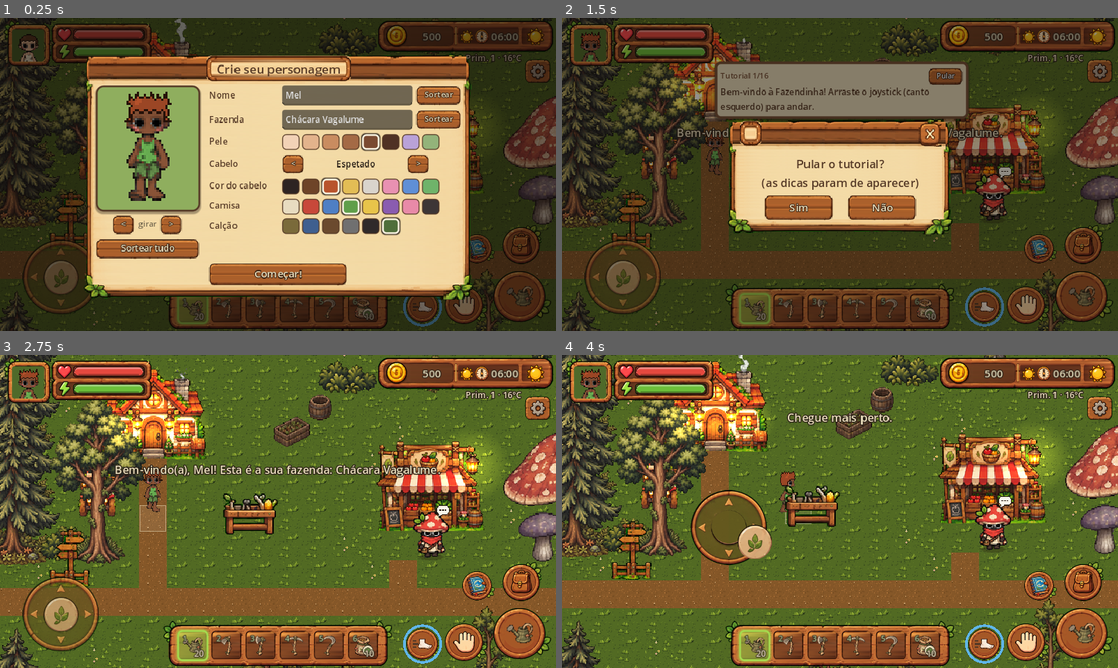
Above: before the commit, frames 1-4 (two rows, left to right).
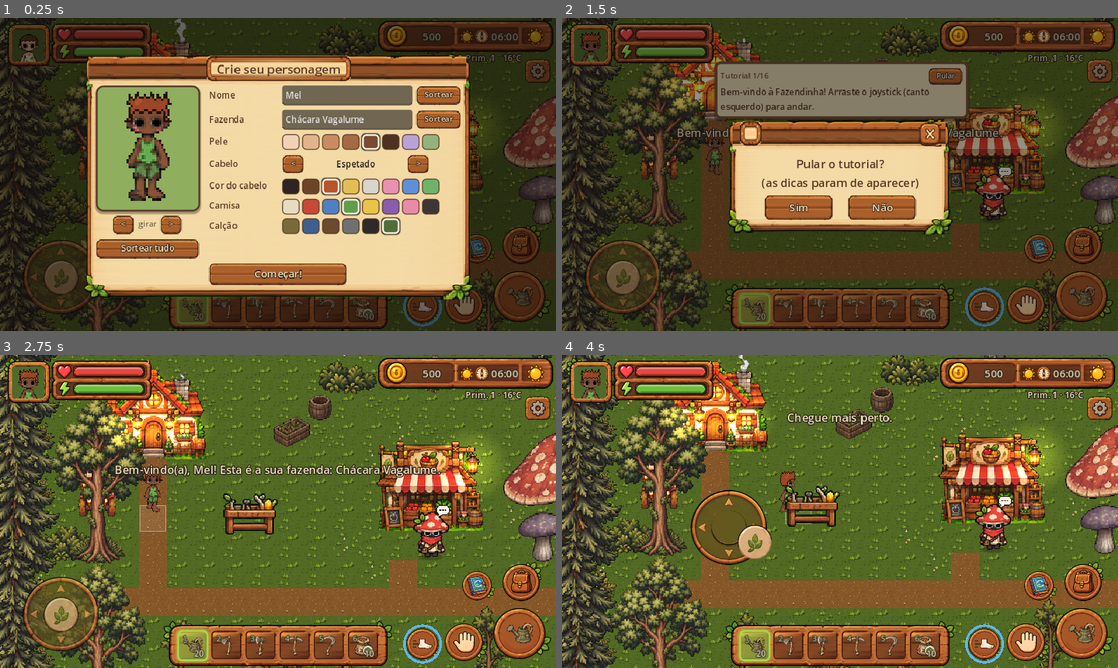
Above: after the commit, the same moments.

Repository: kyoubuerickfreitas-ux/fazendinha-fantastica
Game: Godot game, scene res://scenes/main.tscn
Same seed, same stepped clock (60 frames per second), same inputs: the game is played once before the commit and once after it.
Inputs (mouse positions are in pixels of both pictures, inside the frame that each line leads up to):
- Up to frame 1 (0.25 s): no input
- Up to frame 2 (1.5 s): click "Começar!" at 0.5 s; click "Pular" at 1.25 s
- Up to frame 3 (2.75 s): click "Sim" at 2 s
- Up to frame 4 (4 s): move the mouse to (962, 495) at 2.77 s; hold D (move_right) 2.78-3.5 s; hold E (interact) 2.78-3.5 s; click (962, 495) at 2.92 s; drag from (728, 527) to (812, 574) at 3.52 s

The runs differ from the first frame. In frame 1, 2.2% of the frame differs, in the area x 0-34%, y 33-100%; in frame 2, 4.2%; in frame 3, 6.1%; in frame 4, 8.1%, in the area x 0-36%, y 31-100%.

Commit message:
Cidade pelo lado leste (ponte sobre o rio) e de trator
- A estrada da fazenda vai até a borda leste e cruza o rio por uma ponte de madeira;
  a placa da cidade fica depois da ponte (chega-se na cidade pelo oeste dela)
- Dirigindo, o trator e a caçamba vão junto para a cidade e voltam
- A cidade fica guardada: o trator estacionado lá continua lá (também no save)
- Nas lojas, casa e mina você desce e o trator fica estacionado na porta
- A carga da caçamba pode ser vendida na Feira da cidade (+20%)

Co-Authored-By: Claude Opus 5.5 <noreply@anthropic.com>
Claude-Session: https://claude.ai/code/session_01K8smMkd41S9KsmfWVPtWCG

Diff:
--- a/scripts/main.gd
+++ b/scripts/main.gd
@@ -10,7 +10,8 @@
 ## andar da mina em que o jogador está (null = na fazenda)
 var mine: MineWorld = null
 var house: HouseWorld = null
-var city: CityWorld = null
+var city: CityWorld = null       # criada na 1ª visita e guardada (o trator pode ficar estacionado lá)
+var in_city := false
 var shop: ShopWorld = null      # dentro de uma loja da cidade
 var _traveling := false
 var camera: Camera2D
@@ -458,18 +459,22 @@
 			exit_city()
 
 
-## Vai para a cidade pela estrada oeste (o trator fica estacionado na saída da fazenda).
+## Vai para a cidade pela estrada leste. Dirigindo, o trator (e a caçamba engatada) vão junto.
 func enter_city() -> void:
-	if city or mine or house:
+	if in_city or mine or house:
 		return
 	_traveling = true
-	player.dismount()
 	hud.fade_through(func():
-		city = CityWorld.new()
-		city.name = "City"
-		add_child(city)
-		city.generate({})
-		city.building_used.connect(_on_city_building)
+		if city == null:
+			city = CityWorld.new()
+			city.name = "City"
+			add_child(city)
+			city.generate({})
+			city.building_used.connect(_on_city_building)
+			city.trailer_open_requested.connect(func(): hud.open_cargo())
+		city.visible = true
+		city.process_mode = Node.PROCESS_MODE_INHERIT
+		in_city = true
 		_move_player(city, city.spawn_pos)
 		world.visible = false
 		world.process_mode = Node.PROCESS_MODE_DISABLED
@@ -480,20 +485,23 @@
 		func(): _traveling = false)
 
 
-## Volta para a fazenda, no começo da estrada.
+## Volta para a fazenda, no fim da estrada (a cidade fica guardada, com o trator se ele ficou lá).
 func exit_city(silent := false) -> void:
-	if city == null:
+	if not in_city:
 		return
 	_traveling = true
 	var back := func():
 		world.visible = true
 		world.process_mode = Node.PROCESS_MODE_INHERIT
 		tutorial.visible = true
+		in_city = false
 		_move_player(world, FarmWorld.CITY_RETURN)
-		city.queue_free()
-		city = null
+		city.visible = false
+		city.process_mode = Node.PROCESS_MODE_DISABLED
 		_update_weather()
 	if silent:
+		if player.riding:
+			player.dismount()
 		back.call()
 		_traveling = false
 		return
@@ -559,12 +567,13 @@
 
 ## Entra numa loja da cidade (o morador atende das 6h às 20h).
 func enter_shop(kind: String) -> void:
-	if shop or city == null:
+	if shop or not in_city:
 		return
 	if Game.minutes < NPC.DAY_START or Game.minutes >= NPC.DAY_END:
 		var who := Villagers.get_npc(ShopWorld.KEEPERS[kind]).name
 		Game.toast.emit("Fechado. %s atende das 6h às 20h." % who)
 		return
+	player.dismount()            # o trator fica estacionado na frente da loja
 	Sound.play("door")
 	_traveling = true
 	hud.fade_through(func():
@@ -604,11 +613,21 @@
 
 func _move_player(to: FarmWorld, pos: Vector2) -> void:
 	player.fishing.cancel()
+	var from := player.world
 	player.get_parent().remove_child(player)
 	to.entities.add_child(player)
 	player.world = to
 	player.position = pos
 	to.player = player
+	# dirigindo: a caçamba engatada vai junto para o outro mapa
+	if player.riding and player.tractor.trailer and from != to:
+		var tr: Trailer = player.tractor.trailer
+		tr.get_parent().remove_child(tr)
+		to.entities.add_child(tr)
+		to.trailer = tr
+		if from:
+			from.trailer = null
+		tr.follow(player.global_position, player.tractor.dir, 1.0)
 	var f := player.fishing
 	f.get_parent().remove_child(f)
 	to.add_child(f)
@@ -630,15 +649,17 @@
 		return     # não salvar o jogo antigo por cima enquanto recomeça
 	var data := world.serialize()
 	var pos := world.mine_entrance_pos if mine else player.position   # salvo na mina: volta pela entrada
-	if city:
+	if in_city:
 		pos = FarmWorld.CITY_RETURN                                    # salvo na cidade: volta pela estrada
 	if house:
 		Game.house["placeables"] = house.serialize_house()
 		pos = world.house_door.position + Vector2(0, 18)           # salvo em casa: volta na porta
 	data["player"] = [pos.x, pos.y]
-	if player.riding:            # dirigindo: o trator fica onde você está
-		Game.tractor["x"] = player.position.x
-		Game.tractor["y"] = player.position.y
+	if player.riding:            # dirigindo: o trator fica onde você está (na cidade: no fim da estrada da fazenda)
+		var tp := player.position if not in_city else FarmWorld.CITY_RETURN + Vector2(-40, 0)
+		Game.tractor["x"] = tp.x
+		Game.tractor["y"] = tp.y
+		Game.tractor["where"] = "farm"
 	Game.save_game(data)
 
 
--- a/scripts/player/player.gd
+++ b/scripts/player/player.gd
@@ -211,7 +211,10 @@
 	t.set_mounted(false)
 	Game.tractor["x"] = t.position.x
 	Game.tractor["y"] = t.position.y
+	Game.tractor["where"] = "city" if world.region_id() == "city" else "farm"
 	world.tractor = t
+	if t.trailer:
+		world.trailer = t.trailer
 	_sprite.visible = true
 	_restore_sheet()
 	position += Vector2(30, 6) if _dir in [Dir.DOWN, Dir.UP] else Vector2(0, 22)
--- a/scripts/ui/hud.gd
+++ b/scripts/ui/hud.gd
@@ -531,20 +531,34 @@
 	_refresh_cargo()
 
 
-## A carga só pode ser vendida com a caçamba perto da caixa de vendas (a cidade vem depois).
+## A carga é vendida com a caçamba perto da caixa de vendas da fazenda ou da Feira da cidade
+## (que paga SHOP_BONUS a mais).
 func _cargo_value() -> Array:
 	var total := 0
 	var count := 0
+	var mult := SHOP_BONUS if _cargo_spot() == "market" else 1.0
 	for s in Trailer.items():
 		if s != null and ItemDB.get_item(s["id"]).get("type", "") in ["crop", "product", "fish"]:
-			total += ItemDB.sell_price(s["id"], int(s.get("q", 0))) * int(s["qty"])
+			total += int(round(ItemDB.sell_price(s["id"], int(s.get("q", 0))) * mult)) * int(s["qty"])
 			count += int(s["qty"])
 	return [total, count]
 
 
+## Onde a caçamba está para vender: "bin" (caixa da fazenda), "market" (Feira da cidade) ou "".
+func _cargo_spot() -> String:
+	var w: FarmWorld = player.world if player and player.world else world
+	if w == null or w.trailer == null:
+		return ""
+	var at := w.trailer.global_position
+	if w.sell_bin != null and at.distance_to(w.sell_bin.global_position) < 140.0:
+		return "bin"
+	if w is CityWorld and (w as CityWorld).doors.has("market") and at.distance_to((w as CityWorld).doors["market"]) < 170.0:
+		return "market"
+	return ""
+
+
 func _cargo_near_bin() -> bool:
-	return world != null and world.trailer != null and world.sell_bin != null \
-		and world.trailer.global_position.distance_to(world.sell_bin.global_position) < 140.0
+	return _cargo_spot() != ""
 
 
 func sell_cargo() -> void:
@@ -570,7 +584,8 @@
 	var near := _cargo_near_bin()
 	_cargo_sell.disabled = not near or v[1] == 0
 	_cargo_info.text = "%d/%d espaços · vale %d moedas%s" % [used, Trailer.CARGO_SIZE, v[0],
-		"" if near else " (leve até a caixa de vendas para vender)"]
+		(" (na Feira: +20%)" if _cargo_spot() == "market" else "") if near
+		else " (leve até a caixa de vendas ou à Feira da cidade)"]
 	if Trailer.store == "chest":
 		_cargo_info.text = "%d/%d espaços" % [used, Trailer.CARGO_SIZE]
 
--- a/scripts/world/city_world.gd
+++ b/scripts/world/city_world.gd
@@ -98,6 +98,8 @@
 	for d in DECOR:
 		_add_decor(d[0], d[1], d[2])
 	_add_trees(rng)
+	if Game.tractor.get("owned", false) and Game.tractor.get("where", "farm") == "city":
+		spawn_tractor(Vector2(float(Game.tractor["x"]), float(Game.tractor["y"])))     # ficou estacionado aqui
 	_ground_layer.texture_repeat = CanvasItem.TEXTURE_REPEAT_ENABLED
 	_ground_layer.modulate = CropDB.season(Game.season_id()).tint
 	_ground_layer.queue_redraw()
--- a/scripts/world/farm_world.gd
+++ b/scripts/world/farm_world.gd
@@ -131,7 +131,12 @@
 				ground[y * W + x] = Ground.WATER
 	# caminhos
 	_path_rect(5, 7, 5, 12)
-	_path_rect(0, 12, 44, 12)          # vai até a borda oeste: estrada para a cidade
+	# estrada principal: vai até a borda leste (cidade), cruzando o rio por uma ponte
+	bridge_cells.clear()
+	for x in range(3, W):
+		if ground[12 * W + x] == Ground.WATER:
+			bridge_cells.append(Vector2i(x, 12))
+	_path_rect(3, 12, W - 1, 12)
 	_path_rect(30, 12, 30, 18)
 	_path_rect(14, 11, 14, 12)
 
@@ -193,9 +198,11 @@
 	_soil_layer.queue_redraw()
 
 
-## Estrada para a cidade: na borda oeste, na altura do caminho principal (linha 12).
-const CITY_GATE := Rect2(0, 11 * 32, 2 * 32, 3 * 32)
-const CITY_RETURN := Vector2(3 * 32 + 16, 12 * 32 + 20)    # onde você chega de volta da cidade
+## Estrada para a cidade: na borda leste, na altura do caminho principal (linha 12), depois da ponte.
+const CITY_GATE := Rect2(W * 32 - 70, 11 * 32, 70, 3 * 32)
+const CITY_RETURN := Vector2(W * 32 - 88, 12 * 32 + 20)    # onde você chega de volta da cidade
+const BRIDGE_TEX := preload("res://assets/sprites/bridge.png")   # tools/generate_bridge.py
+var bridge_cells: Array[Vector2i] = []
 
 
 ## Saída do mapa no ponto `pos` ("city" na estrada oeste da fazenda; "" em nenhuma).
@@ -203,13 +210,13 @@
 	return "city" if region_id() == "farm" and CITY_GATE.has_point(pos) else ""
 
 
-## Tira o que estiver em cima do trecho novo da estrada (saves antigos) e as árvores grandes que
-## cobririam quem chega da cidade.
+## Tira o que estiver em cima do trecho novo da estrada (saves antigos) e as árvores grandes logo
+## abaixo dela, cuja copa cobriria o caminho para a cidade.
 func _clear_city_road() -> void:
-	for y in range(11, 18):         # árvores logo abaixo da estrada têm a copa sobre ela
-		for x in range(0, 7):
+	for y in range(11, 18):
+		for x in range(40, W):
 			var c := Vector2i(x, y)
-			if props.has(c) and (y >= 11 and x < 3 or (props[c].kind in TALL and props[c].kind != "pine")):
+			if props.has(c) and (y <= 12 or (props[c].kind in TALL and (props[c].kind != "pine" or x >= W - 3))):
 				props[c].queue_free()
 				props.erase(c)
 
@@ -318,27 +325,27 @@
 	entities.add_child(npc)
 	blocked[npc_cell] = true
 
-	# placa no fim da estrada oeste: o caminho para a cidade (arte da cidade: tools/import_city.py)
+	# placa no fim da estrada leste: o caminho para a cidade (arte da cidade: tools/import_city.py)
 	var sign_body := StaticBody2D.new()
-	sign_body.position = Vector2(2.5 * TILE, 12 * TILE - 2)
+	sign_body.position = Vector2((W - 2.4) * TILE, 12 * TILE - 2)
 	var sgs := Sprite2D.new()
 	sgs.texture = load("res://assets/sprites/city/signpost.png")
 	sgs.position = Vector2(0, -sgs.texture.get_height() / 2.0)
 	sign_body.add_child(sgs)
 	_add_rect_collision(sign_body, Vector2(40, 10), Vector2(0, -5))
 	entities.add_child(sign_body)
-	for x in range(1, 4):
+	for x in range(W - 4, W):
 		blocked[Vector2i(x, 11)] = true
 	var sign_it := Interactable.new()
 	sign_it.label = "Placa"
 	sign_it.reach = 30.0
 	sign_it.position = sign_body.position + Vector2(0, 6)
-	sign_it.interacted.connect(func(_w): Game.toast.emit("← Cidade\nSiga a estrada até o fim."))
+	sign_it.interacted.connect(func(_w): Game.toast.emit("Cidade →\nAtravesse a ponte e siga a estrada até o fim."))
 	entities.add_child(sign_it)
 
 	player_start = Vector2(5 * TILE + TILE / 2, 9 * TILE + 8)
 	# os moradores agora trabalham nas lojas da cidade (ShopWorld)
-	if Game.tractor.get("owned", false):
+	if Game.tractor.get("owned", false) and Game.tractor.get("where", "farm") == "farm":
 		var p := Vector2(float(Game.tractor["x"]), float(Game.tractor["y"]))
 		spawn_tractor(p if p != Vector2.ZERO else TRACTOR_PARK)
 
@@ -356,6 +363,7 @@
 	tractor = t
 	Game.tractor["x"] = pos.x
 	Game.tractor["y"] = pos.y
+	Game.tractor["where"] = "city" if region_id() == "city" else "farm"
 	if Game.trailer.get("owned", false):
 		spawn_trailer(t)
 	return t
@@ -1653,8 +1661,12 @@
 					t = T_WATER_BANK if y > 0 and ground[i - W] != Ground.WATER else T_WATER
 				_:
 					t = T_GRASS[variant[i]]
+			if bridge_cells.has(Vector2i(x, y)):
+				t = T_WATER
 			_ground_layer.draw_texture_rect_region(TILES_TEX,
 				Rect2(x * TILE, y * TILE, TILE, TILE), _tile_rect(t))
+	for b in bridge_cells:
+		_ground_layer.draw_texture(BRIDGE_TEX, Vector2(b.x * TILE, b.y * TILE - 6))
 
 
 func _setup_caustic() -> void:
--- a/tests/smoke_test.gd
+++ b/tests/smoke_test.gd
@@ -1447,12 +1447,21 @@
 	assert(w.ground_at(w.cell_of(p.position)) != FarmWorld.Ground.WATER or p.position.y < wcell.y * 32 + 10,
 		"não dá para entrar na água")
 
-	# ---- cidade: a estrada oeste leva até lá; lojas por ramo; poço; volta pela estrada
+	# ---- cidade: a estrada leste (pela ponte) leva até lá; lojas por ramo; poço; volta pela estrada
 	main.hud.close_panel()
 	p.dismount()
-	p.position = Vector2(40, 12 * 32 + 16)
+	assert(not w.bridge_cells.is_empty(), "a estrada cruza o rio por uma ponte")
+	var bc: Vector2i = w.bridge_cells[0]
+	assert(w.ground_at(bc) != FarmWorld.Ground.WATER, "dá para andar na ponte")
+	p.position = w.cell_center(bc) + Vector2(-40, 0)
+	main.camera.reset_smoothing()
+	main.hud.visible = false
+	await _wait(0.3)
+	await _shot("58_ponte")
+	main.hud.visible = true
+	p.position = Vector2(w.W * 32 - 40, 12 * 32 + 16)
 	await _wait(2.2)
-	assert(main.city != null and p.world == main.city, "a estrada oeste leva à cidade")
+	assert(main.in_city and p.world == main.city, "a estrada leste leva à cidade")
 	assert(not w.visible, "a fazenda some enquanto você está na cidade")
 	var cw: CityWorld = main.city
 	assert(not cw.would_act("hoe", Vector2i(10, 25)) and not cw.would_act("axe", Vector2i(3, 3)), "na cidade não se ara nem se corta árvore")
@@ -1508,7 +1517,45 @@
 	main.hud.visible = true
 	p.position = Vector2(40, 17 * 32)
 	await _wait(2.2)
-	assert(main.city == null and p.world == w and w.visible, "a estrada leva de volta à fazenda")
+	assert(not main.in_city and p.world == w and w.visible, "a estrada leva de volta à fazenda")
+	assert(p.position.x > w.W * 32 - 200, "volta no lado leste da fazenda")
+	main.hud.close_panel()
+	# de trator (com a caçamba): vai até a cidade dirigindo, estaciona lá e ele continua lá
+	if w.tractor == null:
+		w.spawn_tractor(p.position + Vector2(-60, 0))
+	var trac: Tractor = w.tractor
+	p.mount(trac)
+	assert(p.riding)
+	p.position = Vector2(w.W * 32 - 40, 12 * 32 + 16)
+	await _wait(2.2)
+	assert(main.in_city and p.riding and p.world == main.city, "dá para ir à cidade de trator")
+	if trac.trailer:
+		assert(main.city.entities.is_ancestor_of(trac.trailer), "a caçamba vai junto")
+	main.hud.visible = false
+	await _shot("59_trator_na_cidade")
+	main.hud.visible = true
+	p.position = main.city.cell_center(Vector2i(30, 18))
+	await _wait(0.2)
+	p.dismount()
+	assert(game.tractor["where"] == "city" and main.city.tractor == trac, "estacionado na cidade")
+	p.position = Vector2(40, 17 * 32)
+	await _wait(2.2)
+	assert(not main.in_city and is_instance_valid(trac), "a pé, o trator fica na cidade")
+	p.position = Vector2(w.W * 32 - 40, 12 * 32 + 16)
+	await _wait(2.2)
+	assert(main.in_city and is_instance_valid(trac) and trac.get_parent() == main.city.entities, "continua lá")
+	p.position = trac.position + Vector2(0, 20)
+	trac.mount_requested.emit()
+	assert(p.riding)
+	p.position = Vector2(40, 17 * 32)
+	await _wait(2.2)
+	assert(not main.in_city and p.riding and p.world == w, "volta para a fazenda dirigindo")
+	if trac.trailer:
+		assert(w.entities.is_ancestor_of(trac.trailer))
+	p.position = w.cell_center(Vector2i(42, 14))
+	await _wait(0.2)
+	p.dismount()
+	assert(game.tractor["where"] == "farm" and w.tractor == trac)
 	main.hud.close_panel()
 
 	# ---- arrastar itens: na mochila e da mochila para o armário/caçamba
Binary file added: assets/sprites/bridge.png
Not shown, added: assets/sprites/bridge.png.import
